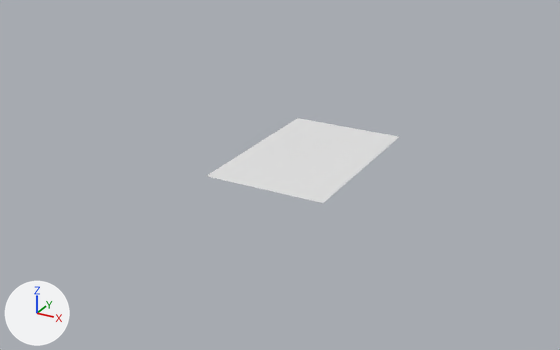
The FBX model Assets/Blender/Enviroment/Forest/Forest.fbx: old version first, new version second.
Both versions are drawn from a 50 mm camera at (494.0, -1039.0, 451.0) aimed at (-65.0, -22.0, -58.0). Lighting does not change. The marker at lower left points along +X, +Y and +Z. Materials are left out; every surface is plain grey.

Names of what the first picture shows: 'Ground'.
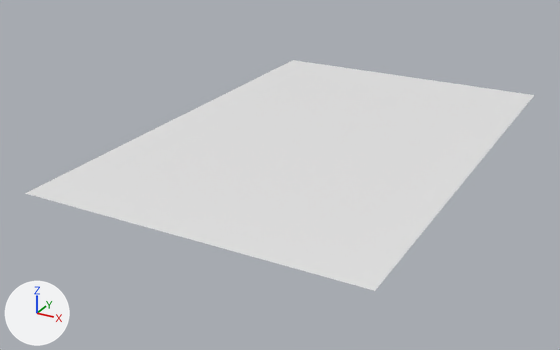
What differs and where, as boxes [x1, y1, x2, y2] in the pictures (560 x 350 px):
'Ground', reshaped (164% wider, 170% taller)
    before: [207, 118, 399, 203]
    after: [26, 60, 534, 291]

Edits to the bpy script that builds the scene:
```text
Change me_plane_000:
    used by ob_ground; location = (0.0, 0.0, 0.0)
    remove me_plane_000.from_pydata(...)  # 553 vertices, 292 faces; spans x -94.0..94.0, y -191.0..94.0, z 0.0
    add me_plane_000.from_pydata(...)  # 529 vertices, 279 faces; spans x -278.0..238.0, y -360.0..424.0, z 0.0
    me_plane_000 part 1
    28 vertices are removed from x -94.0..94.0, y -191.0..94.0, z 0.0
    26 faces are deleted
    4 vertices are added at (-278.0, 424.0, 0.0), (238.0, 424.0, 0.0), (-278.0, -360.0, 0.0), (238.0, -360.0, 0.0)
    13 new faces join them
```
